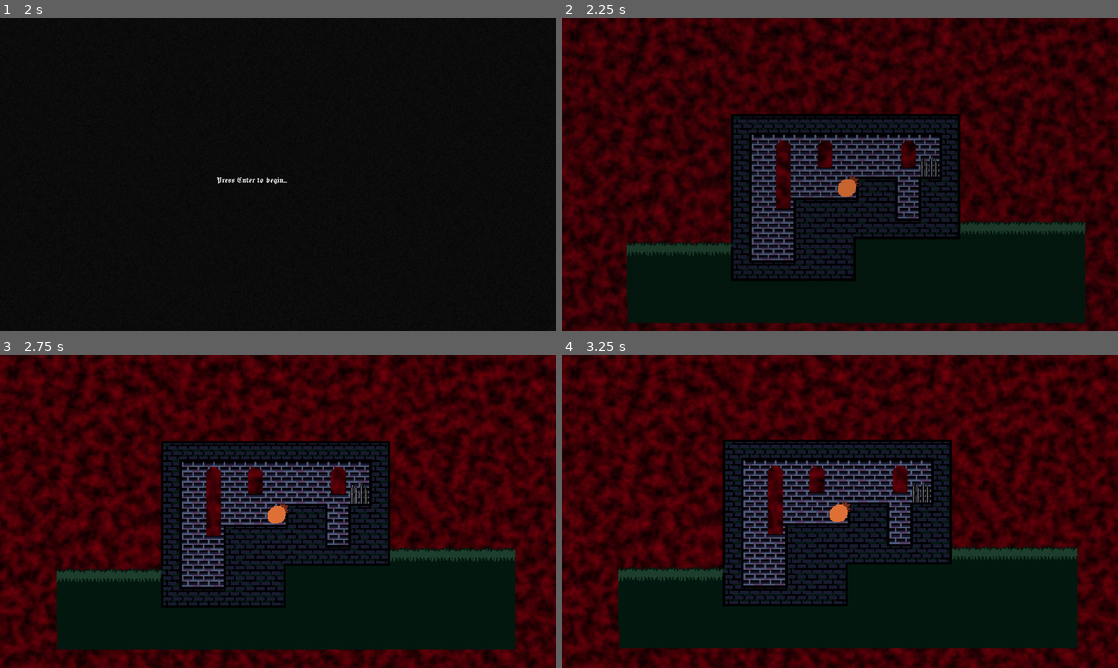
Above: before the commit, frames 1-4 (two rows, left to right).
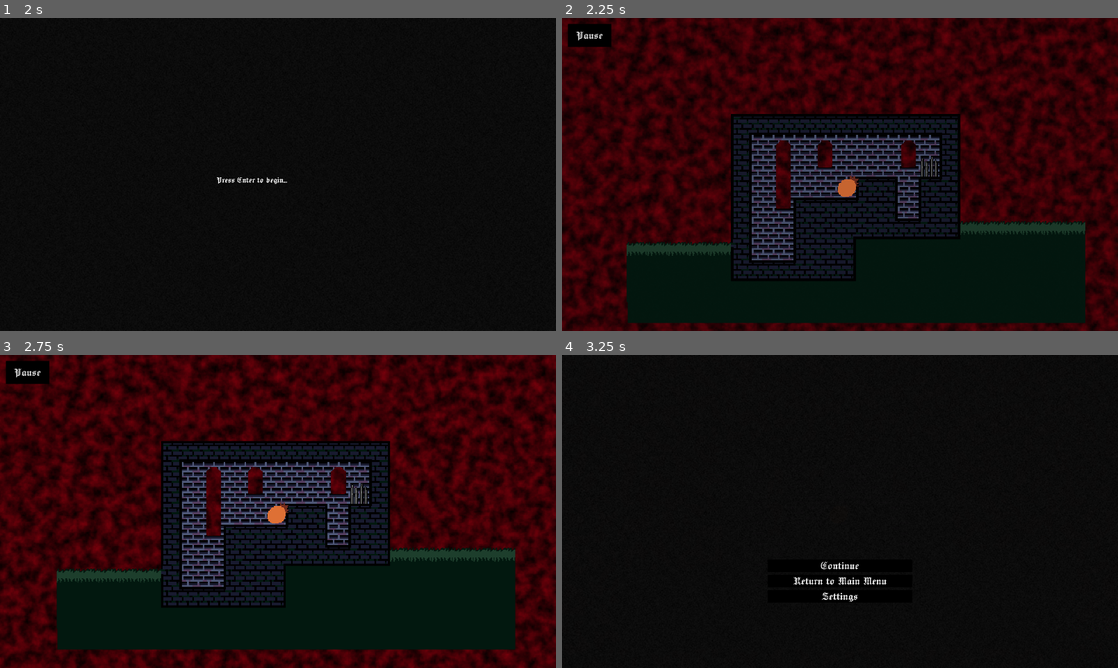
Above: after the commit, the same moments.

Repository: Agecaf/gmtk26-jamgame
Game: Godot game, scene res://main.tscn
The game is run twice, just before and just after one commit, with the same random seed, the same clock (stepped at 60 frames per second) and the same inputs.
Inputs (mouse positions are in pixels of both pictures, inside the frame that each line leads up to):
- Up to frame 1 (2 s): click "Choose Night" at 0.5 s; click "Level 0" at 1.25 s
- Up to frame 2 (2.25 s): tap Enter (ui_accept) at 2, 2.1 s; hold Right (ui_right) from 2.03 s (still down)
- Up to frame 3 (2.75 s): keep holding Right (ui_right); tap Enter (ui_accept) at 2.27, 2.57 s
- Up to frame 4 (3.25 s): release Right (ui_right) at 2.75 s; click (589, 373) at 2.75 s, where only the run after the commit has a clickable "Pause"

Frame 1 is identical in both runs. In frame 2, 0.5% of the frame differs, in the area x 1-9%, y 1-10%; in frame 3, 0.6%; in frame 4, 67%, in the area x 0-100%, y 0-100%.

Commit message:
Pause Menu

Diff:
--- a/main.tscn
+++ b/main.tscn
@@ -53,10 +53,12 @@
 [node name="FrontLayer" type="CanvasLayer" parent="." unique_id=2097345781]
 
 [node name="BlackFrame" type="Sprite2D" parent="FrontLayer" unique_id=728306067]
+process_mode = 3
 scale = Vector2(3, 3)
 texture = SubResource("NoiseTexture2D_2nw5p")
 centered = false
 script = ExtResource("1_0xm2m")
 
 [node name="Menu" parent="FrontLayer" unique_id=1014980614 instance=ExtResource("1_ig7tw")]
+process_mode = 3
 theme = ExtResource("6_7mycd")
--- a/menu/game_menu/game_menu.gd
+++ b/menu/game_menu/game_menu.gd
@@ -1,4 +1,13 @@
 extends Control
 
+@onready var pause_button: Button = %Pause
+
+func _ready() -> void:
+	_ready_deferred.call_deferred()
+func _ready_deferred() -> void:
+	pause_button.pressed.connect(Game.menu.go_to.bind(&"PauseMenu"))
+
+# Check if we need to start a new level, or if we're just returning from pause
 func start() -> void:
-	Game.container.load_level()
+	if Game.menu.previous_menu_name == &"PreLevelMenu":
+		Game.container.load_level()
--- a/menu/game_menu/game_menu.tscn
+++ b/menu/game_menu/game_menu.tscn
@@ -1,6 +1,7 @@
 [gd_scene format=3 uid="uid://diwphwo5ohcpl"]
 
 [ext_resource type="Script" uid="uid://sbi6ly20irj6" path="res://menu/game_menu/game_menu.gd" id="1_7g14r"]
+[ext_resource type="Theme" uid="uid://cyj05vdf0ga8u" path="res://assets/other/theme/game_theme.tres" id="1_g0lxn"]
 
 [node name="GameMenu" type="Control" unique_id=1819996514]
 layout_mode = 3
@@ -9,4 +10,18 @@
 anchor_bottom = 1.0
 grow_horizontal = 2
 grow_vertical = 2
+theme = ExtResource("1_g0lxn")
 script = ExtResource("1_7g14r")
+
+[node name="MarginContainer" type="MarginContainer" parent="." unique_id=1453302340]
+layout_mode = 0
+offset_right = 40.0
+offset_bottom = 40.0
+theme_override_constants/margin_left = 20
+theme_override_constants/margin_top = 20
+
+[node name="Pause" type="Button" parent="MarginContainer" unique_id=1071443476]
+unique_name_in_owner = true
+custom_minimum_size = Vector2(150, 80)
+layout_mode = 2
+text = "Pause"
--- a/menu/menu.gd
+++ b/menu/menu.gd
@@ -2,6 +2,8 @@
 
 signal menu_changed()
 var current_menu: Control
+var previous_menu_name: StringName = &""
+var next_menu_name: StringName = &""
 
 # Initialization
 func _ready() -> void:
@@ -19,7 +21,10 @@
 # To to another menu.
 func go_to(menu_name: StringName) -> void:
 	# End the previous menu
-	if current_menu != null and current_menu.has_method(&"end"): current_menu.call(&"end")
+	next_menu_name = menu_name
+	if current_menu != null:
+		if current_menu.has_method(&"end"): current_menu.call(&"end")
+		previous_menu_name = current_menu.name
 
 	# Find the menu
 	for child in get_children():
--- a/menu/menu.tscn
+++ b/menu/menu.tscn
@@ -5,6 +5,7 @@
 [ext_resource type="PackedScene" uid="uid://c8w8fv4d7kw8w" path="res://menu/level_select_menu/level_select_menu.tscn" id="2_g18jx"]
 [ext_resource type="PackedScene" uid="uid://dy614mqoly7d6" path="res://menu/pre_level_menu/pre_level_menu.tscn" id="2_pbjm4"]
 [ext_resource type="PackedScene" uid="uid://diwphwo5ohcpl" path="res://menu/game_menu/game_menu.tscn" id="5_svuvw"]
+[ext_resource type="PackedScene" uid="uid://cp3hgsjrl86gc" path="res://menu/pause_menu/pause_menu.tscn" id="6_juveg"]
 
 [node name="Menu" type="Control" unique_id=1014980614]
 layout_mode = 3
@@ -26,3 +27,6 @@
 
 [node name="GameMenu" parent="." unique_id=1819996514 instance=ExtResource("5_svuvw")]
 layout_mode = 1
+
+[node name="PauseMenu" parent="." unique_id=1511717423 instance=ExtResource("6_juveg")]
+layout_mode = 1
--- /dev/null
+++ b/menu/pause_menu/pause_menu.gd
@@ -0,0 +1,28 @@
+extends Control
+
+@onready var continue_button: Button = %Continue
+@onready var return_to_main_button: Button = %ReturnToMain
+@onready var settings_button: Button = %Settings
+
+func _ready() -> void:
+	_ready_deferred.call_deferred()
+func _ready_deferred() -> void:
+	# Connect
+	continue_button.pressed.connect(Game.menu.go_to.bind(&"GameMenu"))
+	return_to_main_button.pressed.connect(Game.menu.go_to.bind(&"MainMenu"))
+
+# Pause the game
+func start() -> void:
+	# Pause
+	get_tree().paused = true
+
+# End the pause
+func end() -> void:
+	# Returning to main menu
+	if Game.menu.next_menu_name == &"MainMenu":
+		get_tree().paused = false
+		Game.game_end.emit()
+
+	# Returning to game
+	if Game.menu.next_menu_name == &"GameMenu":
+		get_tree().paused = false
--- /dev/null
+++ b/menu/pause_menu/pause_menu.tscn
@@ -0,0 +1,44 @@
+[gd_scene format=3 uid="uid://cp3hgsjrl86gc"]
+
+[ext_resource type="Theme" uid="uid://cyj05vdf0ga8u" path="res://assets/other/theme/game_theme.tres" id="1_51p4d"]
+[ext_resource type="Script" uid="uid://bnwitei4fv6jt" path="res://menu/pause_menu/pause_menu.gd" id="1_jy8dm"]
+
+[node name="PauseMenu" type="Control" unique_id=1511717423]
+layout_mode = 3
+anchors_preset = 15
+anchor_right = 1.0
+anchor_bottom = 1.0
+grow_horizontal = 2
+grow_vertical = 2
+theme = ExtResource("1_51p4d")
+script = ExtResource("1_jy8dm")
+
+[node name="CenterContainer" type="CenterContainer" parent="." unique_id=301455877]
+custom_minimum_size = Vector2(0, 600)
+layout_mode = 1
+anchors_preset = 12
+anchor_top = 1.0
+anchor_right = 1.0
+anchor_bottom = 1.0
+grow_horizontal = 2
+grow_vertical = 0
+
+[node name="VBoxContainer" type="VBoxContainer" parent="CenterContainer" unique_id=677378315]
+custom_minimum_size = Vector2(500, 0)
+layout_mode = 2
+theme_override_constants/separation = 10
+
+[node name="Continue" type="Button" parent="CenterContainer/VBoxContainer" unique_id=1319740841]
+unique_name_in_owner = true
+layout_mode = 2
+text = "Continue"
+
+[node name="ReturnToMain" type="Button" parent="CenterContainer/VBoxContainer" unique_id=1381282197]
+unique_name_in_owner = true
+layout_mode = 2
+text = "Return to Main Menu"
+
+[node name="Settings" type="Button" parent="CenterContainer/VBoxContainer" unique_id=1895382691]
+unique_name_in_owner = true
+layout_mode = 2
+text = "Settings"
--- a/project.godot
+++ b/project.godot
@@ -30,7 +30,6 @@
 
 window/size/viewport_width=1920
 window/size/viewport_height=1080
-window/size/mode=3
 window/stretch/mode="viewport"
 
 [file_customization]
Not shown, added: menu/pause_menu/pause_menu.gd.uid
